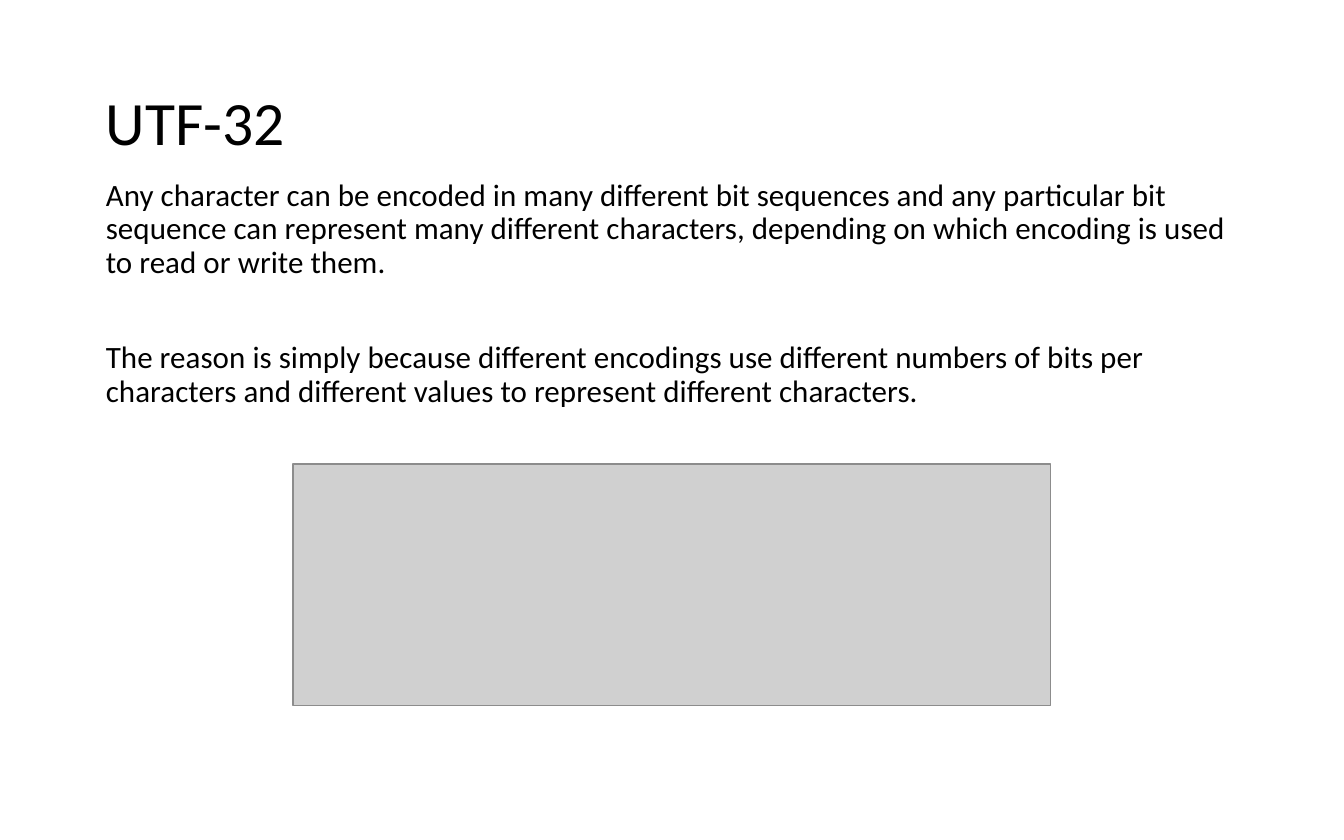
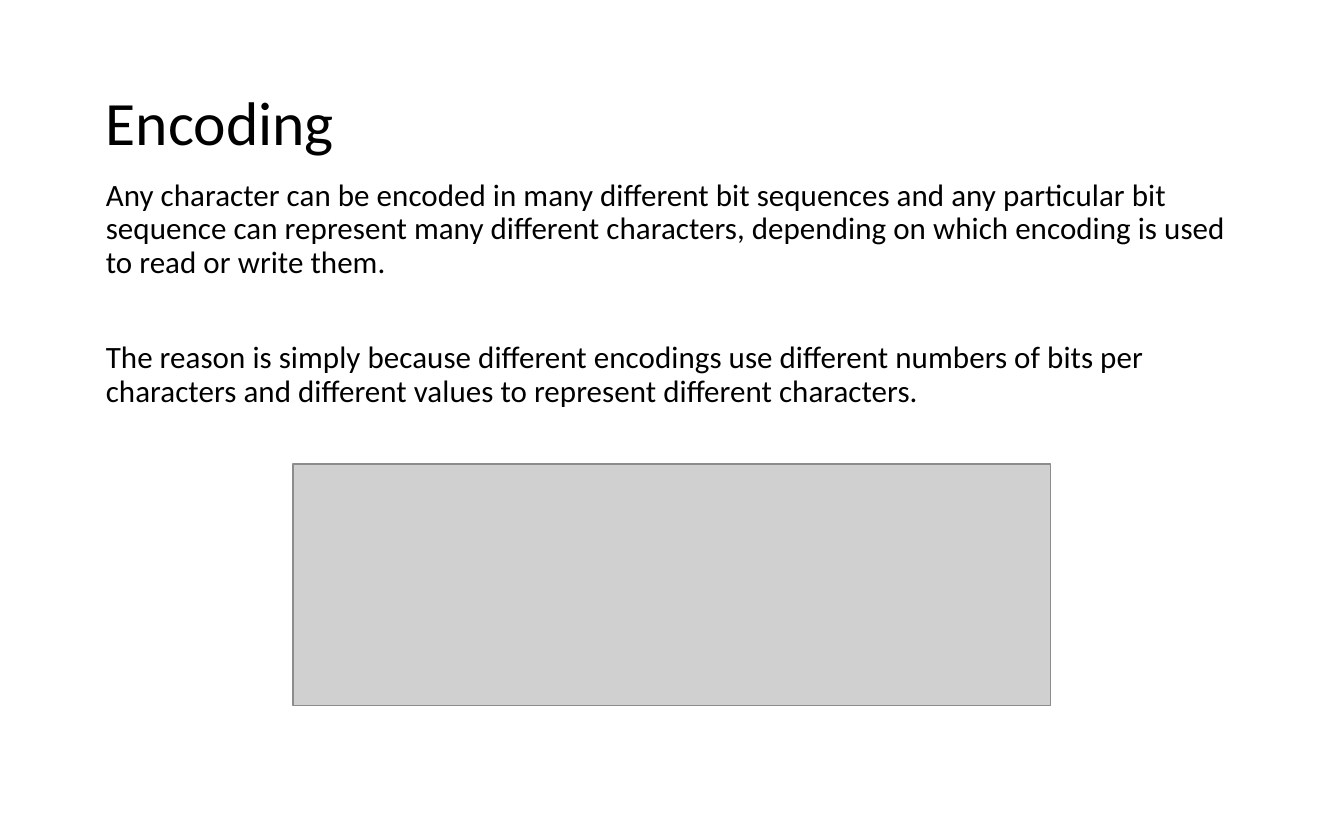
Before and after one commit to LongBaoNguyen/longbaonguyen.github.io, a slide deck: slide 31 of courses/apcsp/lect12.pptx. Drawn at 1344x840 pixels with LibreOffice and Linux fonts; fonts in the diff are those of the drawing; grey boxes stand for pictures. Boxes give left, top, right and bottom in pixels: in the first picture for what was removed or moved away, otherwise in the second. Text is boxed around its words. In the diff, an @@ line names an element or a change of style, - is before the commit and + after.

```diff
--- a/courses/apcsp/lect12.pptx
+++ b/courses/apcsp/lect12.pptx
@@ title at (106, 102, 334, 156): text changed @@
-UTF-32
+Encoding
```
Also in this commit, not shown: 2 other files.
